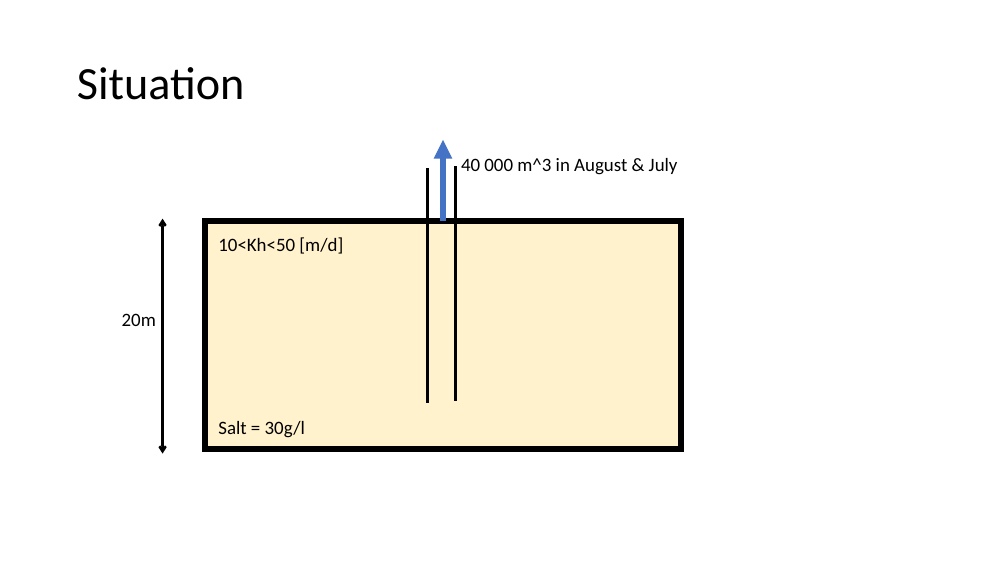
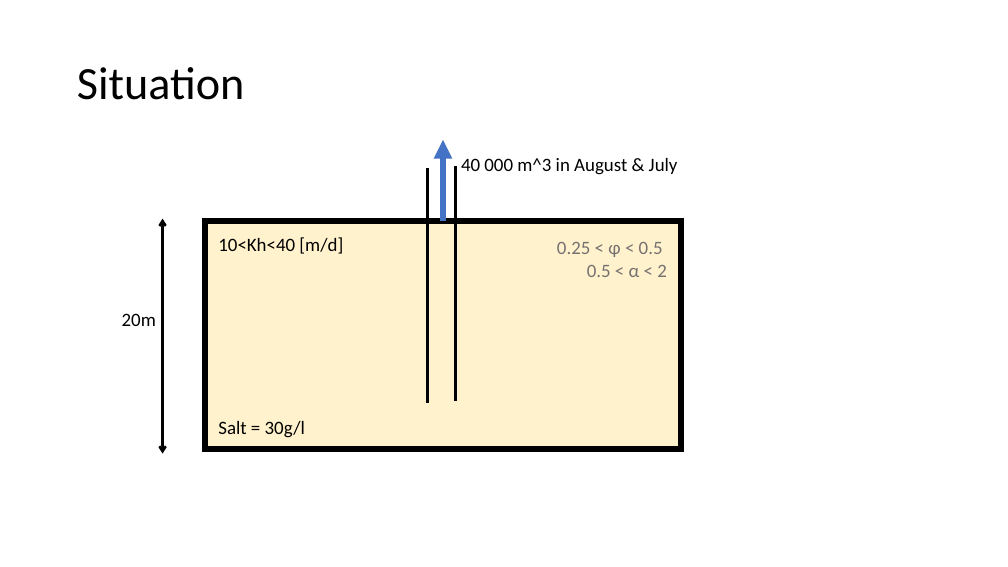
Before and after one commit to Daafip/design-ASR-CEGM2006, a slide deck: slide 2 of Workplan for project/schets situatie.pptx. Drawn at 1008x567 pixels with LibreOffice and Linux fonts; fonts in the diff are those of the drawing. Boxes give left, top, right and bottom in pixels: in the first picture for what was removed or moved away, otherwise in the second. Text is boxed around its words. In the diff, an @@ line names an element or a change of style, - is before the commit and + after.

Commit message:
Changes in same situations and dispersivity

```diff
--- a/Workplan for project/schets situatie.pptx
+++ b/Workplan for project/schets situatie.pptx
@@ text at bbox=[218, 237, 343, 254]: text changed @@
-10<Kh<50 [m/d]
+10<Kh<40 [m/d]
@@ text added at bbox=[557, 242, 667, 277], 18 pt, text #767171 @@
+0.25 < φ < 0.5
+0.5 < α < 2
```
Also in this commit, not shown: 6 slides added.
